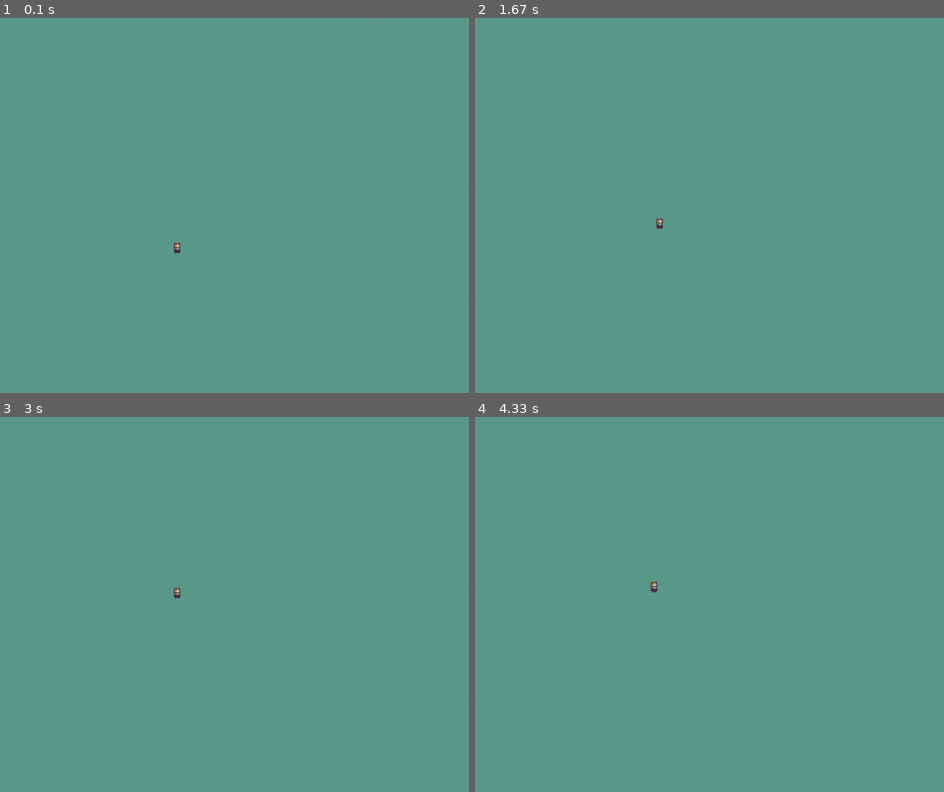
Above: before the commit, frames 1-4 (two rows, left to right).
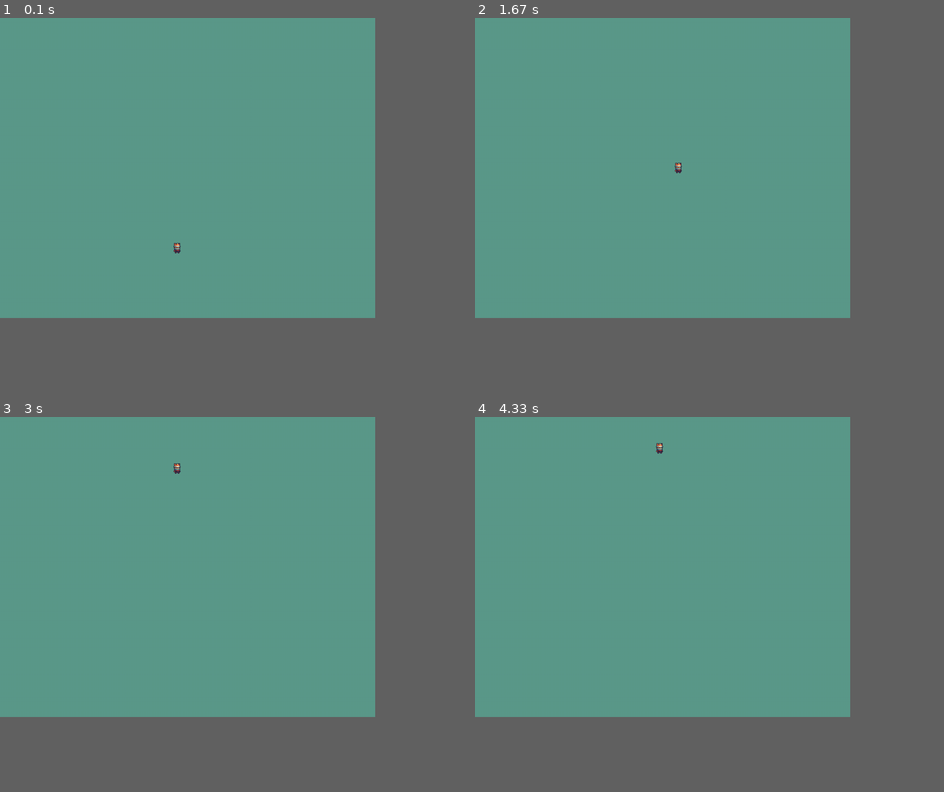
Above: after the commit, the same moments.

Repository: jalenm872/Pygame-Game-One
Game: pygame game, started from first-game.py
Two runs of this game, one before a commit and one after it. Both use one fixed random seed, a clock stepped at 60 frames per second and the inputs below.
Inputs:
- Up to frame 1 (0.1 s): no input
- Up to frame 2 (1.67 s): hold Right 0.33-0.8 s; hold Up 0.83-1.13 s; hold Right 1.17-1.63 s
- Up to frame 3 (3 s): hold Left 1.67-2.2 s; hold Left 2.23-2.63 s; hold Up from 2.67 s (still down)
- Up to frame 4 (4.33 s): release Up at 3.03 s; hold Right 3.07-3.7 s; hold Left 3.73-4.2 s; hold Right from 4.23 s (still down)
In our replay, the window is 900x720 before the commit and 720x576 after it. These sizes can differ from the game's own. Grey fills any space a smaller window leaves; there, only what the larger window draws over its background counts as a difference.

The runs differ from the first frame. In frame 2, less than 0.1% of the frame differs, in the area x 38-45%, y 38-57%; in frame 3, less than 0.1%, in the area x 37-39%, y 12-49%; in frame 4, less than 0.1%.

Commit message:
making map editor window

Diff:
--- a/first-game.py
+++ b/first-game.py
@@ -5,7 +5,8 @@
 pygame.init()
 
 # Create the screen (width, height)
-screen = pygame.display.set_mode((1000, 800))
+screen = pygame.display.set_mode((800, 640))
+print("Hello")
 
 # Title and Icon
 # Caption is the title of the window
@@ -40,11 +41,5 @@
     # Draw the player
     screen.blit(playerImg, (player.playerX, player.playerY))
 
-
-
-
     # Update the screen
     pygame.display.update()
-
-# End the game
-pygame.quit()
--- /dev/null
+++ b/level_editor.py
@@ -0,0 +1,104 @@
+import pygame
+
+pygame.init()
+
+clock = pygame.time.Clock()
+FPS = 60
+
+#Level Editor Window
+SCREEN_WIDTH = 1000
+SCREEN_HEIGHT = 640
+LOWER_MARGIN = 100
+SIDE_MARGIN = 300
+
+#Set the screen
+screen = pygame.display.set_mode((SCREEN_WIDTH + SIDE_MARGIN, SCREEN_HEIGHT + LOWER_MARGIN))
+
+pygame.display.set_caption("Level Editor")
+
+#Define Game Variables
+ROWS = 16
+MAX_COLS = 150
+TILE_SIZE = SCREEN_HEIGHT // ROWS
+
+scroll_left = False
+scroll_right = False
+scroll = 0
+scroll_speed = 1
+
+#Define Colors
+GREEN = (144, 201, 120)
+WHITE = (255, 255, 255)
+RED = (200, 25, 25)
+
+#Load Images
+pine1_img = pygame.image.load('Images/Background-Images/pine1.png').convert_alpha()
+pine2_img = pygame.image.load('Images/Background-Images/pine2.png').convert_alpha()
+mountain_img = pygame.image.load('Images/Background-Images/mountain2.png').convert_alpha()
+sky_img = pygame.image.load('Images/Background-Images/sky_cloud.png').convert_alpha()
+
+def draw_bg():
+    screen.fill(GREEN)
+    width = sky_img.get_width()
+    for x in range(4):
+        screen.blit(sky_img, ((x * width) - scroll * 0.5 ,0))
+        screen.blit(mountain_img, ((x * width) - scroll * 0.6, mountain_img.get_height()))
+        screen.blit(pine1_img, ((x * width) - scroll * 0.7 , pine1_img.get_height()))
+        screen.blit(pine2_img, ((x * width) - scroll * 0.8, pine2_img.get_height()))
+
+#Draw Grid
+def draw_grid():
+    #Vertical Lines
+    for c in range(MAX_COLS + 1):
+        pygame.draw.line(screen, WHITE, (c * TILE_SIZE - scroll, 0), (c * TILE_SIZE - scroll, SCREEN_HEIGHT))
+
+    #Horizontal Lines
+    for r in range(ROWS + 1):
+        pygame.draw.line(screen, WHITE, (0, r * TILE_SIZE), (SCREEN_WIDTH, r * TILE_SIZE))
+
+
+#Running Level Editor
+running = True
+
+while running:
+
+    clock.tick(FPS)
+
+    draw_bg()
+    draw_grid()
+
+    #Scroll Map
+    if scroll_left == True and scroll > 0:
+        scroll -= (2.5 * scroll_speed)
+    if scroll_right == True and scroll < 1000:
+        scroll += (2.5 * scroll_speed)
+
+
+    #Key Events
+    for event in pygame.event.get():
+        if event.type == pygame.QUIT:
+            running = False
+
+        if event.type == pygame.KEYDOWN:
+            if event.key == pygame.K_LEFT:
+                scroll_left = True
+
+            if event.key == pygame.K_RIGHT:
+                scroll_right = True
+
+            if event.key == pygame.K_RSHIFT:
+                scroll_speed = 5
+
+        if event.type == pygame.KEYUP:
+            if event.key == pygame.K_LEFT:
+                scroll_left = False
+
+            if event.key == pygame.K_RIGHT:
+                scroll_right = False
+
+            if event.key == pygame.K_RSHIFT:
+                scroll_speed = 1
+
+    pygame.display.update()
+
+pygame.QUIT()
--- a/player.py
+++ b/player.py
@@ -20,11 +20,11 @@
         # If keystroke is pressed
         if event.type == pygame.KEYDOWN:
             if event.key == pygame.K_LEFT:
-                self.playerX_change = -0.3
+                self.playerX_change = -1
             if event.key == pygame.K_RIGHT:
-                self.playerX_change = 0.3
+                self.playerX_change = 1
             if event.key == pygame.K_UP:
-                self.playerY_change -= 0.3
+                self.playerY_change -= 1
 
         # If keystroke is released
         if event.type == pygame.KEYUP:
@@ -46,5 +46,5 @@
 
     def update(self, event):
         self.handleControls(event)
+        self.handleBoundaries()
         self.move()
-        self.handleBoundaries()
Binary file added: Images/Background-Images/cloud.png
Binary file added: Images/Background-Images/mountain2.png
Binary file added: Images/Background-Images/pine1.png
Binary file added: Images/Background-Images/pine2.png
Binary file added: Images/Background-Images/sky.png
Binary file added: Images/Background-Images/sky_cloud.png
Binary file added: Images/background.png
Binary file added: Images/big-vine.png
Binary file added: Images/vine.png
Empty file added: Maps/level_one.txt
Not shown, changed: .DS_Store
Not shown, changed: Images/.DS_Store
(and 1 more such lines)
